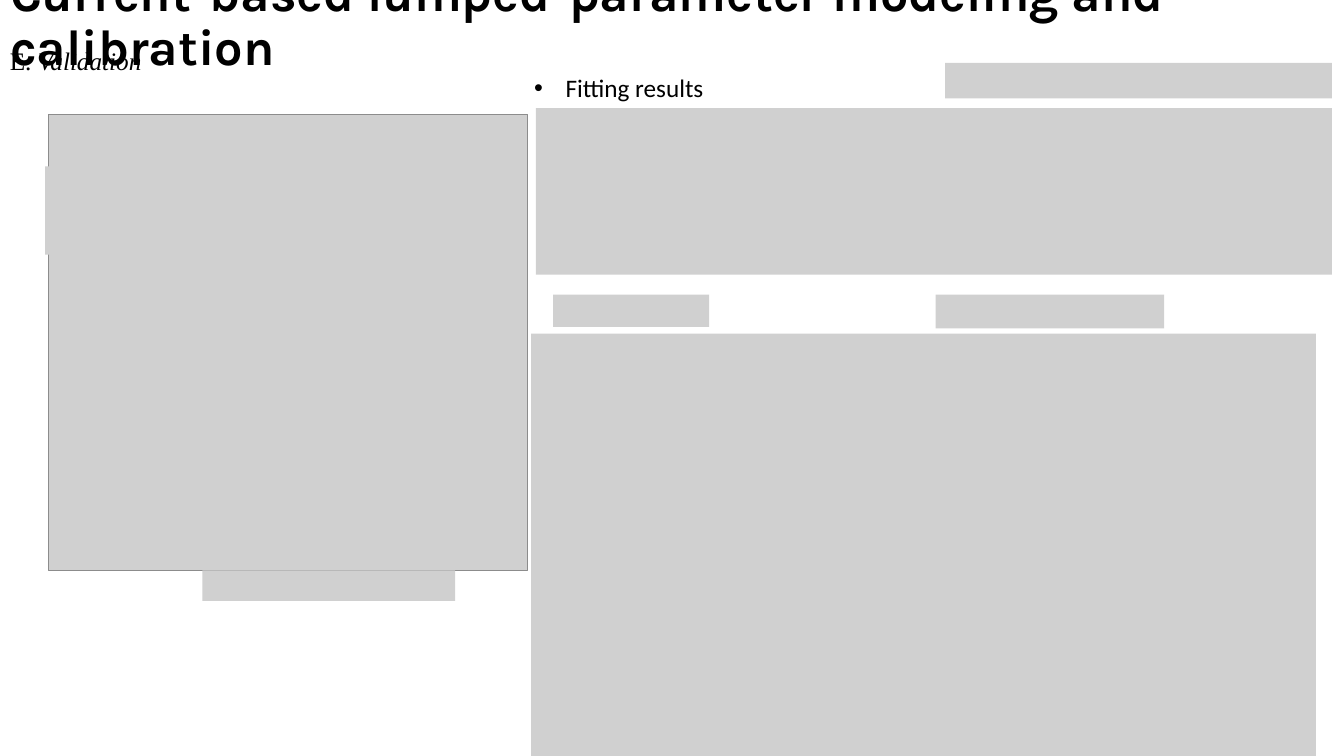
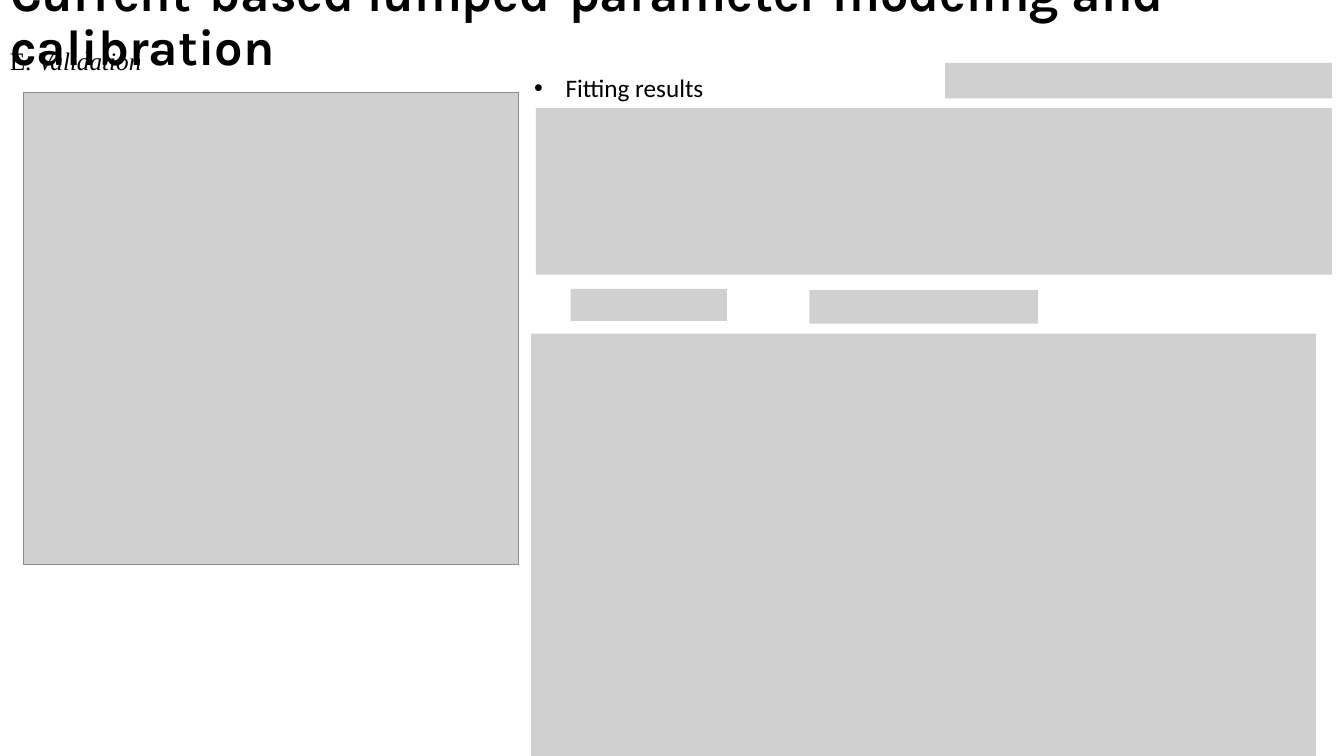
Before and after one commit to sss0933777958-afk/FEM_sim, a slide deck: slide 9 of magnetic_sim/ANSYS/main/figures/Paper_fig_V3.pptx (slide 10 before the commit). Drawn at 1344x756 pixels with LibreOffice and Linux fonts; fonts in the diff are those of the drawing; grey boxes stand for pictures. Boxes give left, top, right and bottom in pixels: in the first picture for what was removed or moved away, otherwise in the second. Text is boxed around its words. In the diff, an @@ line names an element or a change of style, - is before the commit and + after.

```diff
--- a/magnetic_sim/ANSYS/main/figures/Paper_fig_V3.pptx
+++ b/magnetic_sim/ANSYS/main/figures/Paper_fig_V3.pptx
@@ picture: place and size @@
-picture at [48,114,528,571]
+picture at [24,93,519,565]
@@ picture removed at [45,166,78,255] @@
@@ picture: place and size @@
-picture at [554,294,710,327]
+picture at [571,289,727,322]
@@ picture: place and size @@
-picture at [936,294,1165,328]
+picture at [810,290,1038,324]
@@ picture removed at [203,571,456,601] @@
```
Also in this commit, not shown: 2 other slides changed, 1 slide removed, 7 other files.
